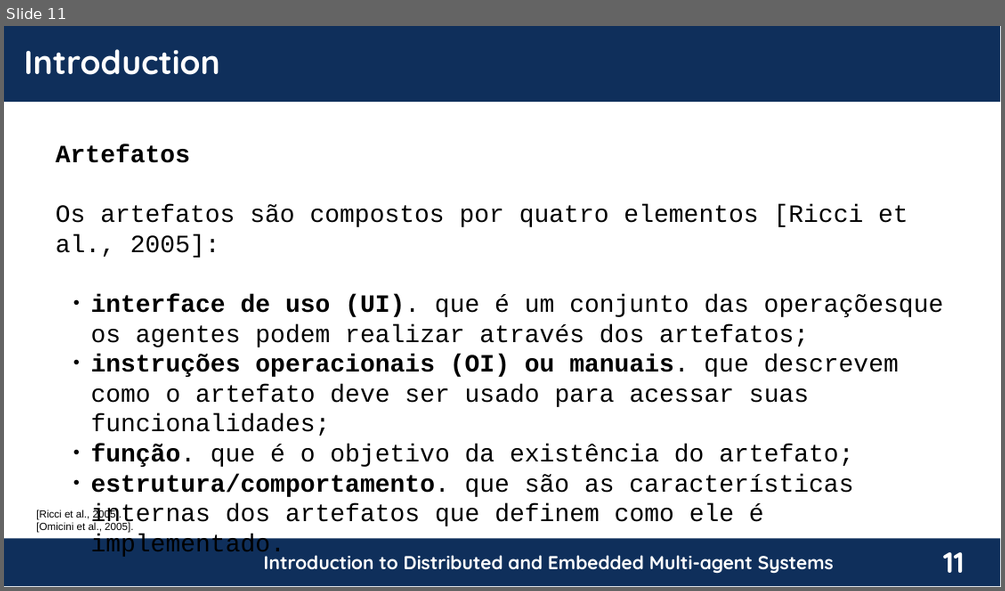
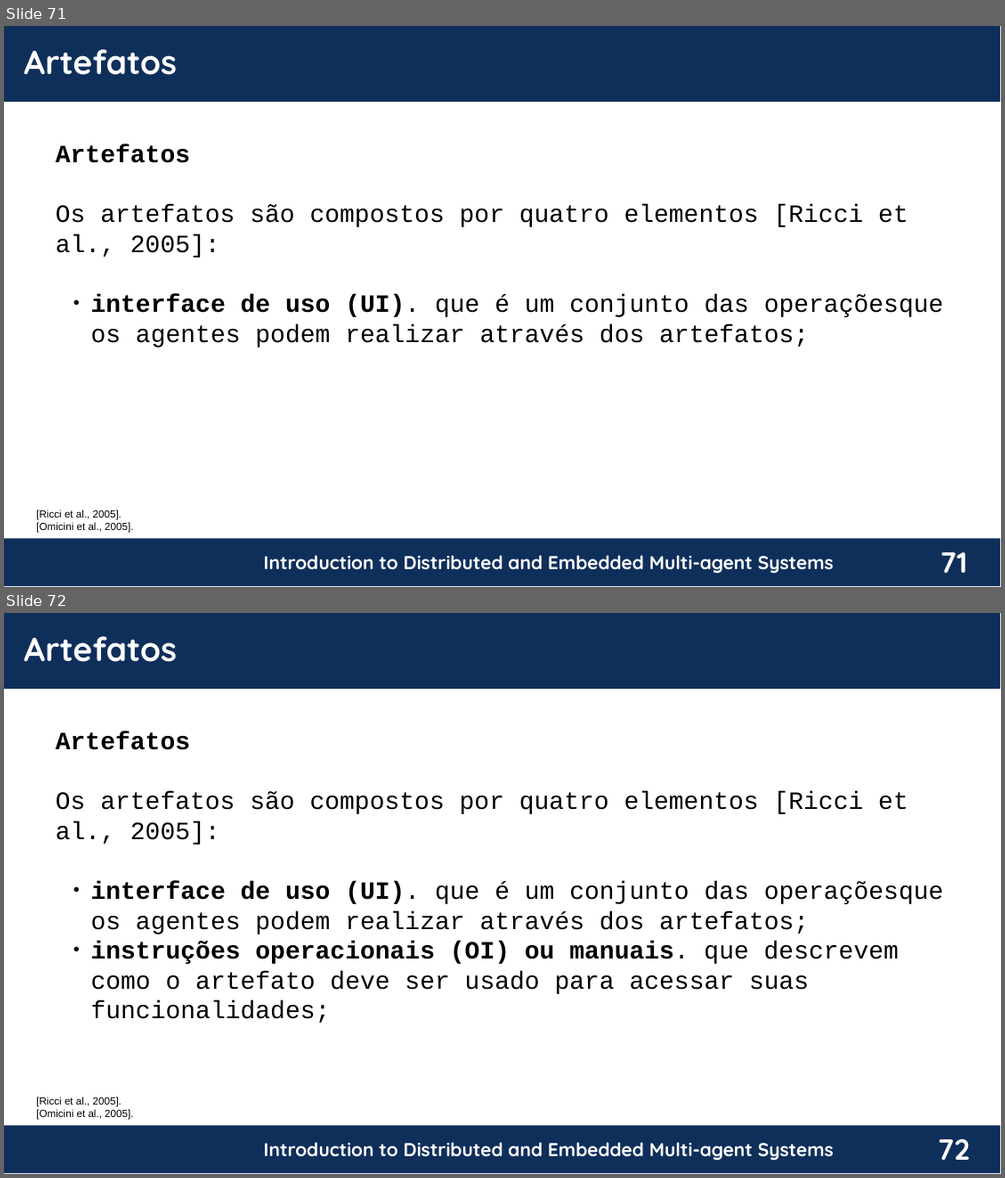
Before and after one commit to chon-group/distributedAndEmbeddedAI, a slide deck: course/02-TheAgentOrientedApproach/TheAgentOrientedApproach_20240217.pptx. Shown one above the other, each under a label of ours: slide 11 before the commit, slides 71 and 72 after it. The pictures are 1005x591 and 1005x1178 pixels, drawn with LibreOffice and Linux fonts; fonts in the diff are those of the drawing; background and template pictures are left out. Boxes give left, top, right and bottom in pixels: in the first picture for what was removed or moved away, otherwise in the second. Text is boxed around its words. In the diff, an @@ line names an element or a change of style, - is before the commit and + after.

```diff
--- a/course/02-TheAgentOrientedApproach/TheAgentOrientedApproach_20240217.pptx
+++ b/course/02-TheAgentOrientedApproach/TheAgentOrientedApproach_20240217.pptx
@@ slide 72 added at <box>4,613,1001,1174</box>, background #FFFFFF; not listed: 4 template elements that a slide beside it also shows @@
@@ text added at <box>24,636,177,662</box>, 32 pt, text #FFFFFF, bold @@
+Artefatos
@@ text added at <box>56,731,944,994</box>, 24 pt, text #000000 @@
+Artefatos
+Os artefatos são compostos por quatro elementos [Ricci et al., 2005]:
+  ● interface de uso (UI). que é um conjunto das operaçõesque os agentes podem realizar através dos artefatos;
+  ● instruções operacionais (OI) ou manuais. que descrevem como o artefato deve ser usado para acessar suas funcionalidades;
@@ text added at <box>36,1096,133,1119</box>, 10 pt, text #000000 @@
+[Ricci et al., 2005].
+[Omicini et al., 2005].
@@ what was slide 11 is now slide 71 @@
@@ slide 71 changed as well @@
@@ text at <box>24,49,177,75</box>: text changed @@
-Introduction
+Artefatos
@@ text at <box>91,354,898,558</box>: paragraphs removed @@
-  ● instruções operacionais (OI) ou manuais. que descrevem como o artefato deve ser usado para acessar suas funcionalidades;
-  ● função. que é o objetivo da existência do artefato;
-  ● estrutura/comportamento. que são as características internas dos artefatos que definem como ele é implementado.
@@ page number at <box>940,552,967,572</box>: text changed @@
-11
+71
```
Also in this commit, not shown: 6 other slides changed, 78 other slides added, 7 slides removed.
